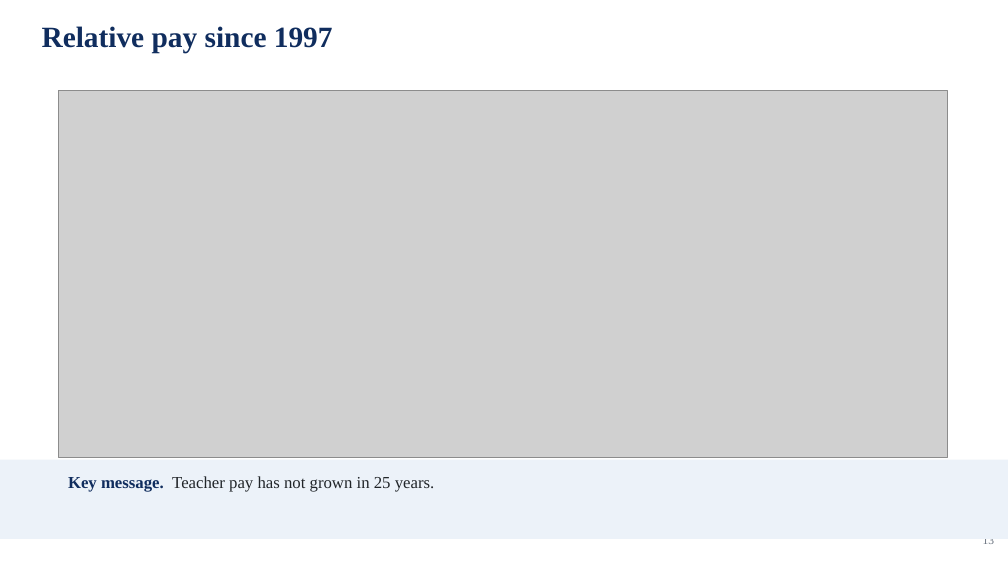
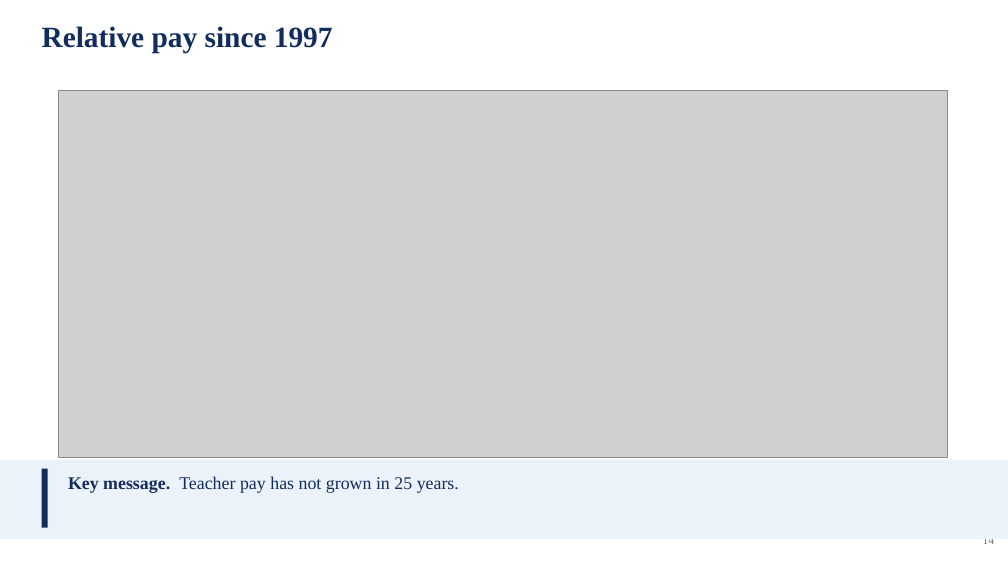
Before and after one commit to jedr1-ship-it/Alternative-Pathways----Quant, a slide deck: slide 14 of report/data_cluster/Proyect_US_policy.pptx (slide 13 before the commit). Drawn at 1008x567 pixels with LibreOffice and Linux fonts; fonts in the diff are those of the drawing; grey boxes stand for pictures. Boxes give left, top, right and bottom in pixels: in the first picture for what was removed or moved away, otherwise in the second. Text is boxed around its words. In the diff, an @@ line names an element or a change of style, - is before the commit and + after.

```diff
--- a/report/data_cluster/Proyect_US_policy.pptx
+++ b/report/data_cluster/Proyect_US_policy.pptx
@@ rectangle added at [42, 469, 48, 528], fill #102D5E @@
@@ text "Key message. Teacher pay has ..." at [68, 476, 459, 493]: size 16 to 17 pt; text colour #212529 to #102D5E in "Teacher pay has not grown in 25 ..."; line spacing 20.5pt to 21.8pt @@
@@ text at [983, 539, 995, 544]: text changed @@
-13
+14
```
Also in this commit, not shown: 14 other slides changed, 1 slide added, 1 other file.
